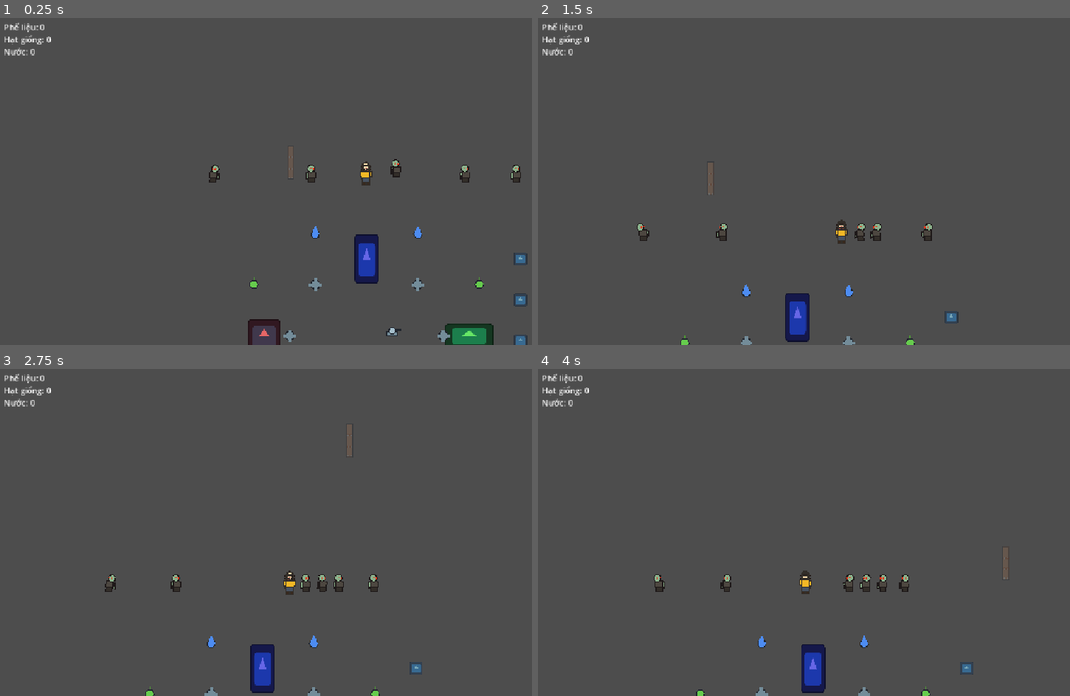
Above: before the commit, frames 1-4 (two rows, left to right).
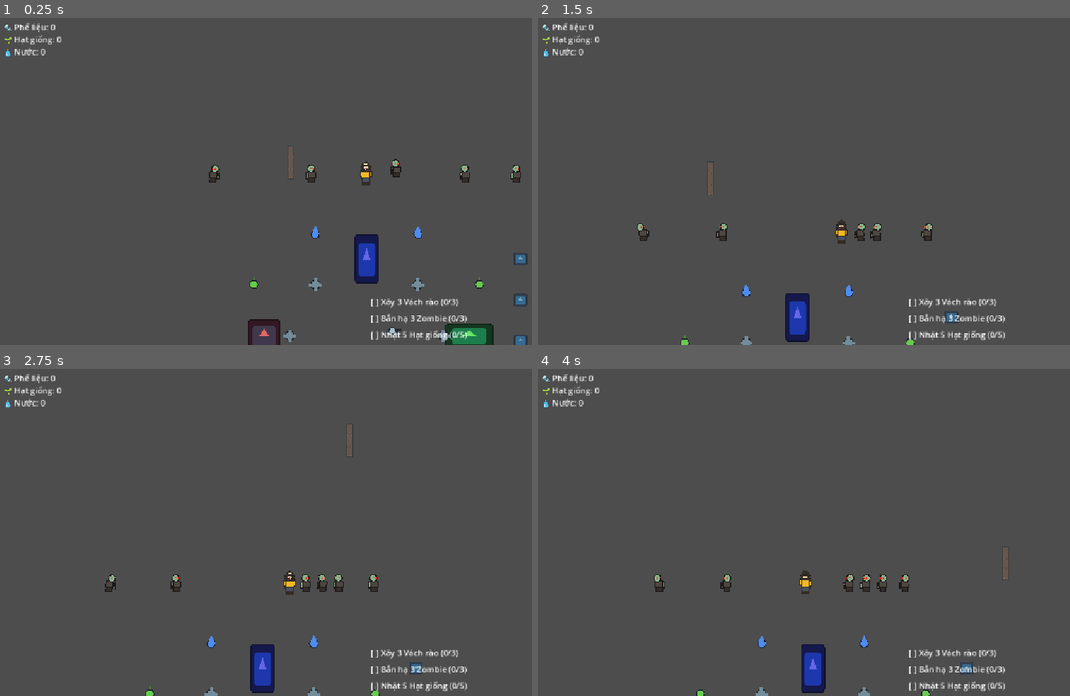
Above: after the commit, the same moments.

Repository: vuphamhocvienmatma/insomnia-dark-war
Game: Godot game, scene res://scenes/test_level.tscn
The game is run twice, just before and just after one commit, with the same random seed, the same clock (stepped at 60 frames per second) and the same inputs. This scene is started directly instead of the project's main scene. The engine's default icon, where the game draws it, is replaced by a stand-in: a white triangle on a blue panel in a dark square.
Inputs (mouse positions are in pixels of both pictures, inside the frame that each line leads up to):
- Up to frame 1 (0.25 s): no input
- Up to frame 2 (1.5 s): move the mouse to (958, 161) at 0.52 s; hold Right (ui_right) 0.53-1.28 s; tap T (toggle_stats) at 0.6 s; move the mouse to (708, 194) at 1.27 s; hold S (ui_down) from 1.28 s (still down); click (708, 194) at 1.35 s
- Up to frame 3 (2.75 s): tap T (toggle_stats) at 1.55, 2.3 s; move the mouse to (351, 457) at 2.02 s; release S (ui_down) at 2.03 s; hold Right (ui_right) from 2.03 s (still down); hold E (interact) from 2.03 s (still down)
- Up to frame 4 (4 s): move the mouse to (798, 597) at 2.77 s; release Right (ui_right) at 2.78 s; release E (interact) at 2.78 s; hold W (ui_up) 2.78-3.53 s; tap C (toggle_crafting) at 2.85 s; tap T (toggle_stats) at 3.05, 3.6 s; move the mouse to (1006, 578) at 3.52 s; hold Left (ui_left) from 3.53 s (still down)

The runs differ from the first frame. In frame 1, 1.0% of the frame differs, in the area x 0-88%, y 1-99%; in frame 2, 1.0%; in frame 3, 1.0%; in frame 4, 1.0%.
Error before the commit: Parse Error: Function "queue_redraw()" not found in base self. (res://scripts/hud.gd:47)

Commit message:
fix: phase 23 draw_ellipse bug + smooth transitions, rain, shake, cat idle

Diff:
--- a/insomnia-in-the-dark-war/scripts/art_cabin_props.gd
+++ b/insomnia-in-the-dark-war/scripts/art_cabin_props.gd
@@ -20,7 +20,10 @@
 	var frame := Rect2(-120.0, -180.0, 40.0, 30.0)
 	_draw_rounded_rect(frame, Color(0.6, 0.4, 0.3, 1.0), 4.0)
 	_draw_rect_outline(frame, Color(0.6, 0.5, 0.4, 1.0))
-	draw_ellipse(Vector2(-80.0, -160.0), Vector2(7.2, 6.0), Color(1.0, 0.9, 0.6, 1.0))
+	draw_set_transform(Vector2(-80.0, -160.0), 0.0, Vector2(1.2, 1.0))
+	draw_circle(Vector2.ZERO, 6.0, Color(1.0, 0.9, 0.6, 1.0))
+	draw_set_transform(Vector2.ZERO, 0.0, Vector2.ONE)
+	draw_arc(Vector2(-80.0, -160.0), 7.2, 0.0, TAU, 16, Color(0.12, 0.10, 0.10, 1.0), 1.0)
 	draw_line(Vector2(-80.0, -160.0), Vector2(-80.0, -200.0), Color(0.12, 0.10, 0.10, 1.0), 1.0)
 	draw_rect(Rect2(80.0, -180.0, 60.0, 8.0), Color(0.5, 0.35, 0.25, 1.0))
 	_draw_rect_outline(Rect2(80.0, -180.0, 60.0, 8.0), Color(0.12, 0.10, 0.10, 1.0))
--- /dev/null
+++ b/insomnia-in-the-dark-war/scripts/art_weather.gd
@@ -0,0 +1,37 @@
+extends Node2D
+
+var _raindrops: Array[Dictionary] = []
+
+
+func _ready() -> void:
+	z_index = -7
+	for i in 50:
+		_raindrops.append({
+			"x": randf_range(-1300.0, 1300.0),
+			"y": randf_range(-800.0, 0.0),
+			"speed": randf_range(200.0, 400.0)
+		})
+	visible = false
+	var tm = get_tree().get_first_node_in_group("time_manager")
+	if tm != null:
+		tm.phase_changed.connect(_on_phase_changed)
+
+
+func _process(delta: float) -> void:
+	for d in _raindrops:
+		d["y"] = float(d["y"]) + float(d["speed"]) * delta
+		if float(d["y"]) > 300.0:
+			d["y"] = -800.0
+			d["x"] = randf_range(-1300.0, 1300.0)
+	queue_redraw()
+
+
+func _draw() -> void:
+	for d in _raindrops:
+		var x: float = float(d["x"])
+		var y: float = float(d["y"])
+		draw_line(Vector2(x, y), Vector2(x - 2.0, y + 8.0), Color(0.7, 0.8, 0.9, 0.4), 1.0)
+
+
+func _on_phase_changed(is_night: bool) -> void:
+	visible = is_night
--- a/insomnia-in-the-dark-war/scripts/camera_lofi.gd
+++ b/insomnia-in-the-dark-war/scripts/camera_lofi.gd
@@ -17,11 +17,12 @@
 	global_position.y = CAM_Y
 
 	if shake_intensity > 0.0:
-		offset = Vector2(
-			randf_range(-shake_intensity, shake_intensity),
-			randf_range(-shake_intensity, shake_intensity)
-		)
-		shake_intensity = lerp(shake_intensity, 0.0, shake_decay * delta)
+		var offset_x := smoothstep(-shake_intensity, shake_intensity, randf() * 2.0 - 1.0) * shake_intensity
+		var offset_y := smoothstep(-shake_intensity, shake_intensity, randf() * 2.0 - 1.0) * shake_intensity
+		offset = Vector2(offset_x, offset_y)
+		shake_intensity *= pow(0.1, delta * shake_decay)
+		if shake_intensity < 0.5:
+			shake_intensity = 0.0
 	else:
 		offset = Vector2.ZERO
 
--- a/insomnia-in-the-dark-war/scripts/companion_cat.gd
+++ b/insomnia-in-the-dark-war/scripts/companion_cat.gd
@@ -9,6 +9,7 @@
 @onready var cabin: Node2D = get_tree().get_first_node_in_group("cabin_structure")
 var _cat_floor: String = "ground"
 var _cat_climbing: bool = false
+var _idle_time: float = 0.0
 
 var target_player: Node2D = null
 var is_carrying_item: bool = false
@@ -61,6 +62,18 @@
 			nearest.set("player_inside", false)
 	else:
 		_seek_x(target_player.global_position.x, 40.0)
+
+	if abs(velocity.x) < 1.0:
+		_idle_time += _delta
+		var idle_bob: float = sin(_idle_time * 2.0) * 1.5
+		var art := get_node_or_null("Art") as Node2D
+		if art != null:
+			art.position.y = idle_bob
+	else:
+		_idle_time = 0.0
+		var art := get_node_or_null("Art") as Node2D
+		if art != null:
+			art.position.y = 0.0
 
 func _seek_x(target_x: float, stop_dist: float) -> void:
 	if cabin != null and abs(global_position.x - 252.0) < 16.0:
--- a/insomnia-in-the-dark-war/scripts/hud.gd
+++ b/insomnia-in-the-dark-war/scripts/hud.gd
@@ -1,100 +1,39 @@
 extends CanvasLayer
 
-var stats_visible: bool = false
-var hud_panel: Node2D
-var icon_scrap: Texture2D
-var icon_seeds: Texture2D
-var icon_water: Texture2D
-var _scrap: int = 0
-var _seeds: int = 0
-var _water: int = 0
-
+@onready var label: Label = $Label
+@onready var seeds_label: Label = $SeedsLabel
+@onready var water_label: Label = $WaterLabel
 @onready var tired_label: Label = $TiredLabel
 @onready var task1_label: Label = $Task1Label
 @onready var task2_label: Label = $Task2Label
 @onready var task3_label: Label = $Task3Label
 
-
 func _ready() -> void:
-	hud_panel = Node2D.new()
-	hud_panel.set_script(preload("res://scripts/art_hud_panel.gd"))
-	hud_panel.position = Vector2(100.0, 120.0)
-	hud_panel.z_index = -1
-	add_child(hud_panel)
-	hud_panel.visible = false
-	icon_scrap = load("res://assets/icons/scrap.png") as Texture2D
-	icon_seeds = load("res://assets/icons/seeds.png") as Texture2D
-	icon_water = load("res://assets/icons/water.png") as Texture2D
-	_scrap = GameState.scrap_count
-	_seeds = GameState.seeds_count
-	_water = GameState.water_count
 	GameState.scrap_changed.connect(_on_scrap_changed)
 	GameState.seeds_changed.connect(_on_seeds_changed)
 	GameState.water_changed.connect(_on_water_changed)
 	GameState.tired_changed.connect(_on_tired_changed)
 	JournalManager.tasks_updated.connect(_on_tasks_updated)
-	var rl := get_node_or_null("Label")
-	if rl != null:
-		rl.visible = false
-	var sl := get_node_or_null("SeedsLabel")
-	if sl != null:
-		sl.visible = false
-	var wl := get_node_or_null("WaterLabel")
-	if wl != null:
-		wl.visible = false
+	label.text = "🔩 Phế liệu: " + str(GameState.scrap_count)
+	seeds_label.text = "🌱 Hạt giống: " + str(GameState.seeds_count)
+	water_label.text = "💧 Nước: " + str(GameState.water_count)
 	tired_label.visible = GameState.is_tired
 	_update_tasks()
-	queue_redraw()
-
-
-func _draw() -> void:
-	if not stats_visible:
-		return
-	_draw_icon(icon_scrap, Color(0.6, 0.6, 0.6, 1.0), Vector2(30.0, 80.0))
-	_draw_icon(icon_seeds, Color(0.3, 0.7, 0.3, 1.0), Vector2(30.0, 120.0))
-	_draw_icon(icon_water, Color(0.3, 0.5, 0.9, 1.0), Vector2(30.0, 160.0))
-	var font := ThemeDB.get_default_font()
-	draw_string(font, Vector2(62.0, 98.0), ": " + str(_scrap), HORIZONTAL_ALIGNMENT_LEFT, 200, Color.WHITE)
-	draw_string(font, Vector2(62.0, 138.0), ": " + str(_seeds), HORIZONTAL_ALIGNMENT_LEFT, 200, Color.WHITE)
-	draw_string(font, Vector2(62.0, 178.0), ": " + str(_water), HORIZONTAL_ALIGNMENT_LEFT, 200, Color.WHITE)
-
-
-func _draw_icon(icon: Texture2D, fallback_col: Color, pos: Vector2) -> void:
-	if icon != null:
-		draw_texture_rect(icon, Rect2(pos.x, pos.y, 24.0, 24.0), false)
-	else:
-		draw_circle(pos + Vector2(12.0, 12.0), 12.0, fallback_col)
-
-
-func _unhandled_input(event: InputEvent) -> void:
-	if Input.is_action_just_pressed("toggle_stats"):
-		stats_visible = !stats_visible
-		hud_panel.visible = stats_visible
-		queue_redraw()
-
 
 func _on_scrap_changed(new_amount: int) -> void:
-	_scrap = new_amount
-	queue_redraw()
-
+	label.text = "🔩 Phế liệu: " + str(new_amount)
 
 func _on_seeds_changed(new_amount: int) -> void:
-	_seeds = new_amount
-	queue_redraw()
-
+	seeds_label.text = "🌱 Hạt giống: " + str(new_amount)
 
 func _on_water_changed(new_amount: int) -> void:
-	_water = new_amount
-	queue_redraw()
-
+	water_label.text = "💧 Nước: " + str(new_amount)
 
 func _on_tired_changed(is_tired: bool) -> void:
 	tired_label.visible = is_tired
 
-
 func _on_tasks_updated() -> void:
 	_update_tasks()
-
 
 func _update_tasks() -> void:
 	var tasks := JournalManager.daily_tasks
--- a/insomnia-in-the-dark-war/scripts/level_setup.gd
+++ b/insomnia-in-the-dark-war/scripts/level_setup.gd
@@ -14,6 +14,7 @@
 
 var _spawned_zombies: Array[Node2D] = []
 var _night_sky: Node2D = null
+var _weather: Node2D = null
 var day_count: int = 1
 
 func _ready() -> void:
@@ -31,6 +32,10 @@
 	_spawn_relics()
 	_spawn_ground_details()
 	_create_night_sky()
+	var weather := Node2D.new()
+	weather.set_script(preload("res://scripts/art_weather.gd"))
+	add_child(weather)
+	_weather = weather
 
 	if SaveManager:
 		SaveManager.load_game()
@@ -119,6 +124,8 @@
 		day_count += 1
 	if _night_sky != null:
 		_night_sky.visible = is_night
+	if _weather != null:
+		_weather.visible = is_night
 
 	if is_night:
 		_respawn_zombie_wave()
--- a/insomnia-in-the-dark-war/scripts/time_manager.gd
+++ b/insomnia-in-the-dark-war/scripts/time_manager.gd
@@ -3,8 +3,8 @@
 signal phase_changed(is_night: bool)
 signal solar_changed(new_amount: float)
 
-@export var day_duration_seconds: float = 120.0
-@export var night_duration_seconds: float = 60.0
+@export var day_duration_seconds: float = 180.0
+@export var night_duration_seconds: float = 90.0
 
 @export var day_color: Color = Color("ffe699")
 @export var night_color: Color = Color("1c1d3a")
@@ -25,7 +25,8 @@
 
 	if not is_night:
 		var ratio := time_elapsed / day_duration_seconds
-		target_color = day_color.lerp(night_color, ratio)
+		var eased_ratio := ease(ratio, 0.4)
+		target_color = day_color.lerp(night_color, eased_ratio)
 		if GameState:
 			current_solar_energy = clamp(
 				current_solar_energy + (delta * 5.0 * GameState.solar_charge_multiplier),
Not shown, added: insomnia-in-the-dark-war/scripts/art_hud_panel.gd.uid
Not shown, added: insomnia-in-the-dark-war/scripts/art_weather.gd.uid
Not shown, added: insomnia-in-the-dark-war/scripts/safe_zone.gd.uid
